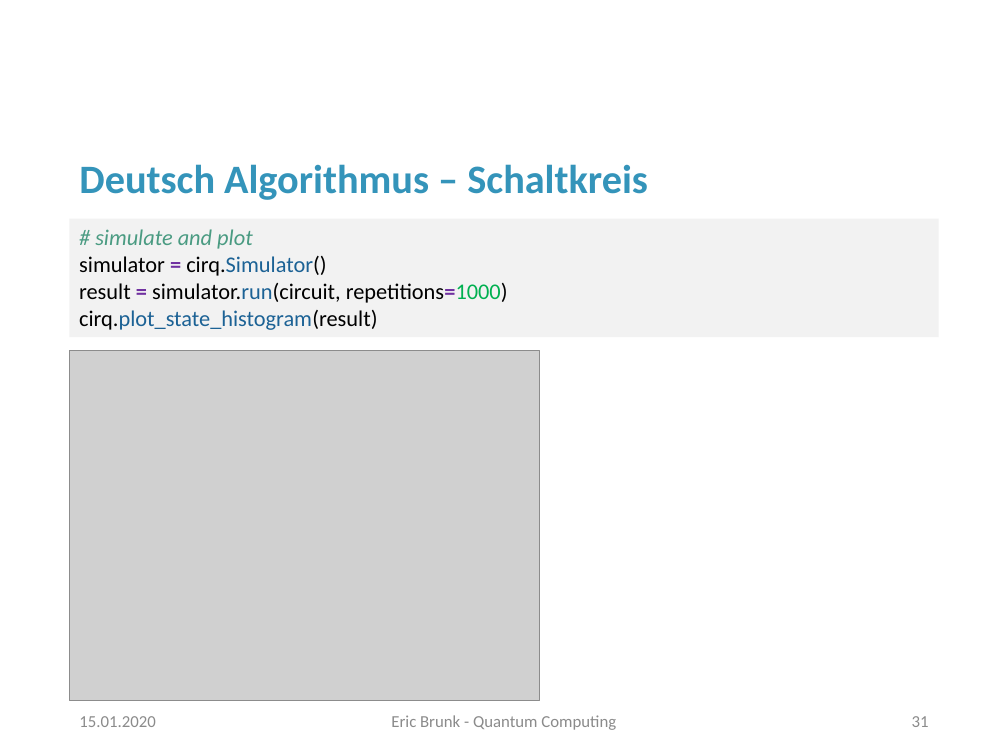
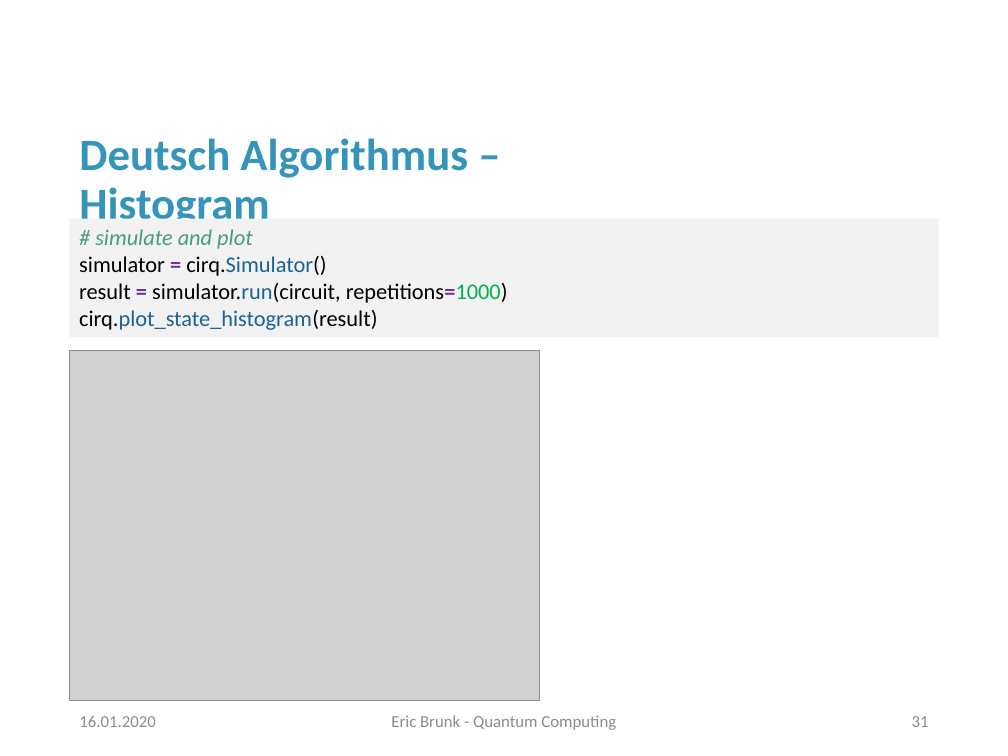
Before and after one commit to erxn91/quantum_computing, a slide deck: slide 31 of Präsentation.pptx. Drawn at 1008x756 pixels with LibreOffice and Linux fonts; fonts in the diff are those of the drawing; grey boxes stand for pictures; background and template pictures are left out. Boxes give left, top, right and bottom in pixels: in the first picture for what was removed or moved away, otherwise in the second. Text is boxed around its words. In the diff, an @@ line names an element or a change of style, - is before the commit and + after.

```diff
--- a/Präsentation.pptx
+++ b/Präsentation.pptx
@@ title at (79,138,468,230): text changed; size 28.8 to 32 pt @@
-Deutsch Algorithmus – Schaltkreis
+Deutsch Algorithmus – Histogram
@@ text at (79,716,155,727): text changed @@
-15.01.2020
+16.01.2020
```
Also in this commit, not shown: 36 other slides changed, 2 slides added, 3 other files.
